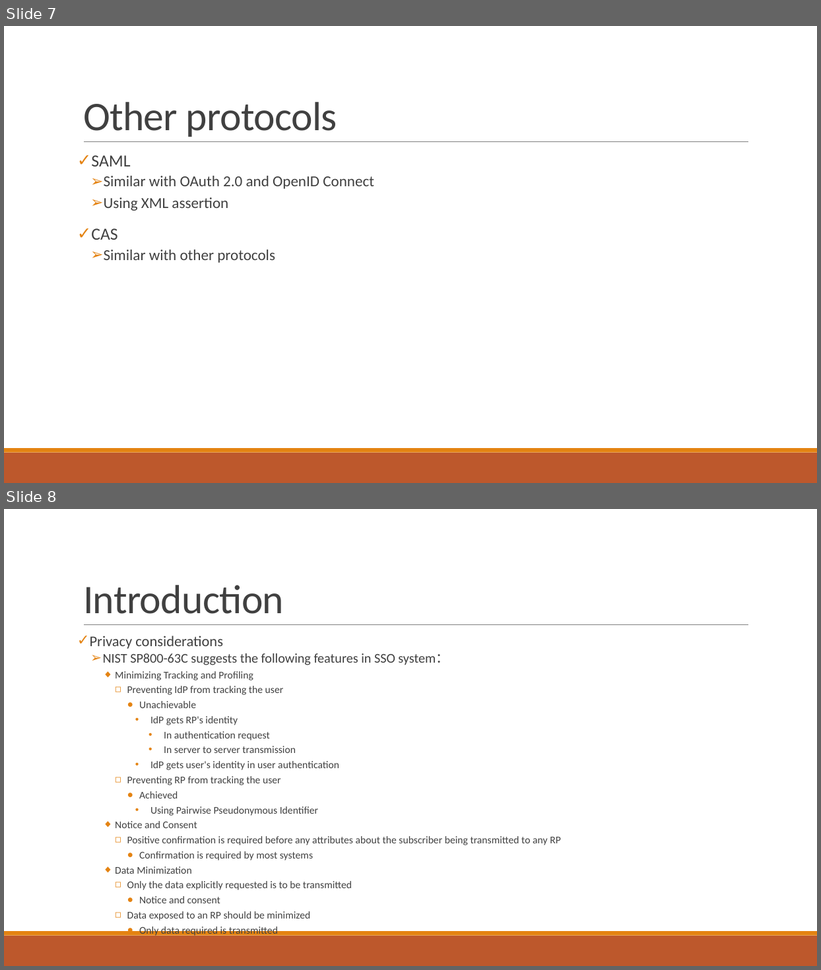
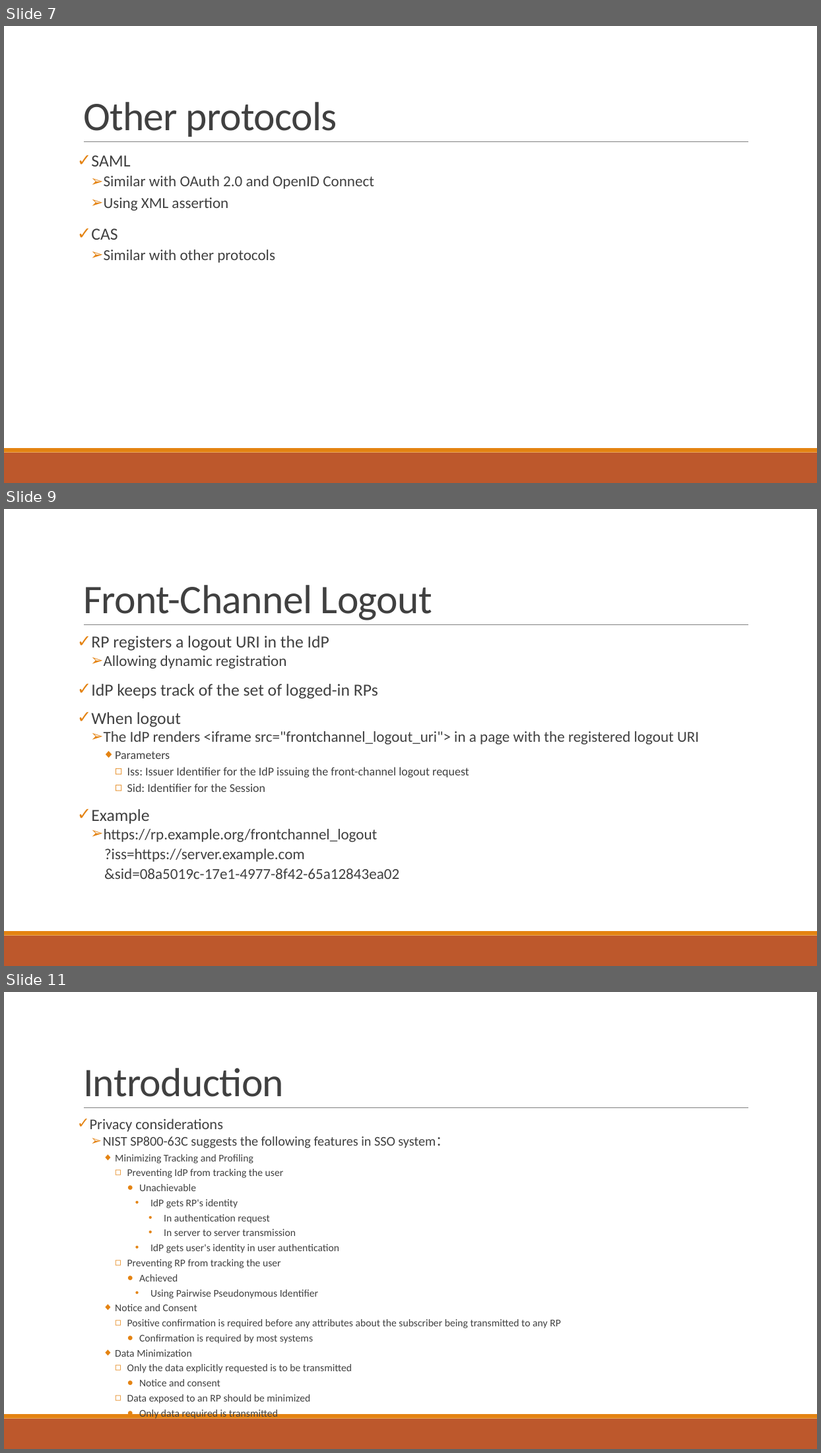
Before and after one commit to cqguo/OIDC-latex, a slide deck: documents/PriOIDC.pptx. Shown one above the other, each under a label of ours: slides 7 and 8 before the commit, slides 7, 9 and 11 after it; the slides between them are not shown. The pictures are 821x970 and 821x1453 pixels, drawn with LibreOffice and Linux fonts; fonts in the diff are those of the drawing. Boxes give left, top, right and bottom in pixels: in the first picture for what was removed or moved away, otherwise in the second. Text is boxed around its words. In the diff, an @@ line names an element or a change of style, - is before the commit and + after.

Commit message:
add logout

```diff
--- a/documents/PriOIDC.pptx
+++ b/documents/PriOIDC.pptx
@@ slide 9 added at [4,509,817,966], background #FFFFFF; not listed: 3 template elements that a slide beside it also shows @@
@@ title added at [83,585,432,621], 48 pt, text #404040 @@
+Front-Channel Logout
@@ text added at [91,636,699,879], 18 pt, text #404040 @@
+✓ RP registers a logout URI in the IdP
+  ➢ Allowing dynamic registration
+✓ IdP keeps track of the set of logged-in RPs
+✓ When logout
+  ➢ The IdP renders <iframe src="frontchannel_logout_uri"> in a page with the registered logout URI
+    ◆ Parameters
+      ◻ Iss: Issuer Identifier for the IdP issuing the front-channel logout request
+      ◻ Sid: Identifier for the Session
+✓ Example
+  ➢ https://rp.example.org/frontchannel_logout
+  ?iss=https://server.example.com
+  &sid=08a5019c-17e1-4977-8f42-65a12843ea02
@@ what was slide 8 is now slide 11 @@
```
Also in this commit, not shown: 2 other slides added.
